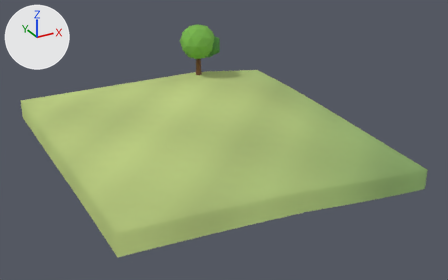
What one commit did to the glTF model client/public/models/chunks/2_-3.glb.
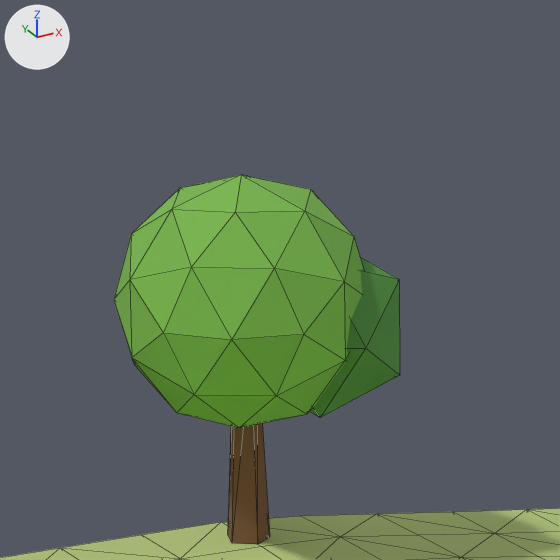
There are two pictures of each version: one whole from a camera (50 mm lens) standing at (48.79, 24.0, 26.2) and looking at (76.12, 73.69, 1.35), one close up on the part from 37% to 54% of the width and 0% to 28% of the height. Arrows for +X, +Y and +Z are at upper left; the lights stay in place. The older version's two pictures come first. The close-ups show mesh edges as thin lines. Vertices at exactly the same position are counted once.

Before the edit, the objects in view are built like this:
```python
me_scenery = bpy.data.meshes.new('scenery')
me_scenery.from_pydata(...)  # 66 vertices, 120 faces; spans x 78.89..83.56, y 86.67..91.33, z 3.14..9.31
me_scenery.materials.append(mat_opaque_matte_vertex_colors)
# before: 0 (81.0, 88.78, 6.38), 2 (81.21, 88.93, 6.38), 4 (81.13, 89.18, 6.38), 6 (80.87, 89.18, 6.38), 8 (80.79, 88.93, 6.38)
# before: 10 (81.0, 89.0, 6.38)
me_terrain = bpy.data.meshes.new('terrain')
me_terrain.from_pydata(...)  # 521 vertices, 960 faces; spans x 60.0..90.0, y 60.0..90.0, z -1.3..3.2
me_terrain.materials.append(mat_opaque_matte_vertex_colors)
ob_scenery = bpy.data.objects.new('scenery', me_scenery)
ob_scenery.location = (0.0, 0.0, 0.0)
ob_terrain = bpy.data.objects.new('terrain', me_terrain)
ob_terrain.location = (0.0, 0.0, 0.0)
```
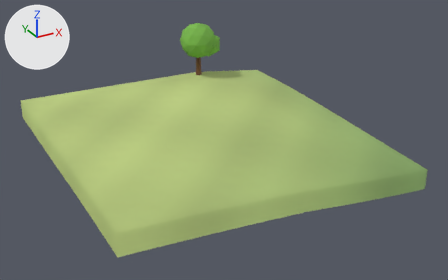
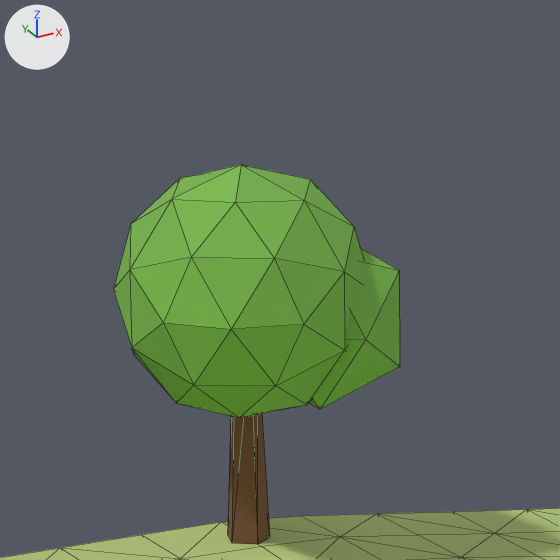
Diff of the bpy script that builds the scene:
```diff
--- a/client/public/models/chunks/2_-3.glb.py
+++ b/client/public/models/chunks/2_-3.glb.py
@@ me_scenery @@
 # used by ob_scenery; location = (0.0, 0.0, 0.0)
-me_scenery.from_pydata(...)  # 66 vertices, 120 faces; spans x 78.89..83.56, y 86.67..91.33, z 3.14..9.31
+me_scenery.from_pydata(...)  # 66 vertices, 120 faces; spans x 78.89..83.56, y 86.67..91.33, z 3.14..9.48
+# me_scenery part 1: the loose piece of 42 vertices spanning x 78.89..83.11, y 86.67..91.33, z 5.11..9.31 is moved by (0.0, 0.0, 0.16)
+# me_scenery part 2: the loose piece of 12 vertices spanning x 80.84..83.56, y 86.96..90.04, z 5.42..8.06 is moved by (0.0, 0.0, 0.15)
+# me_scenery part 3
+for i in [0, 2, 4, 6, 8, 10]: me_scenery.vertices[i].co += Vector((0.0, 0.0, 0.13))
+# me_scenery part 4: 91 faces centred in x 78.92..83.38, y 86.87..91.13, z 5.35..9.07 are repainted in the vertex colours; the middle colour goes from green #77b44c to green #78b54c
 me_scenery.materials.append(mat_opaque_matte_vertex_colors)
```

Pixel boxes [x1, y1, x2, y2] of what changed, in the close-ups (560 x 560 px; the box of a moved part takes in the faces that stretch with it):
'scenery', reshaped, recoloured
    before: [114, 175, 400, 544]
    after: [113, 165, 400, 544]
part 1 of me_scenery, moved or reshaped
    before: [114, 175, 363, 428]
    after: [113, 165, 364, 418]
part 2 of me_scenery, moved or reshaped
    before: [310, 257, 400, 418]
    after: [309, 249, 400, 409]
part 3 of me_scenery, moved or reshaped
    before: [228, 423, 270, 544]
    after: [228, 414, 270, 544]
part 4 of me_scenery, recoloured
    before: [114, 175, 400, 428]
    after: [113, 165, 400, 418]
